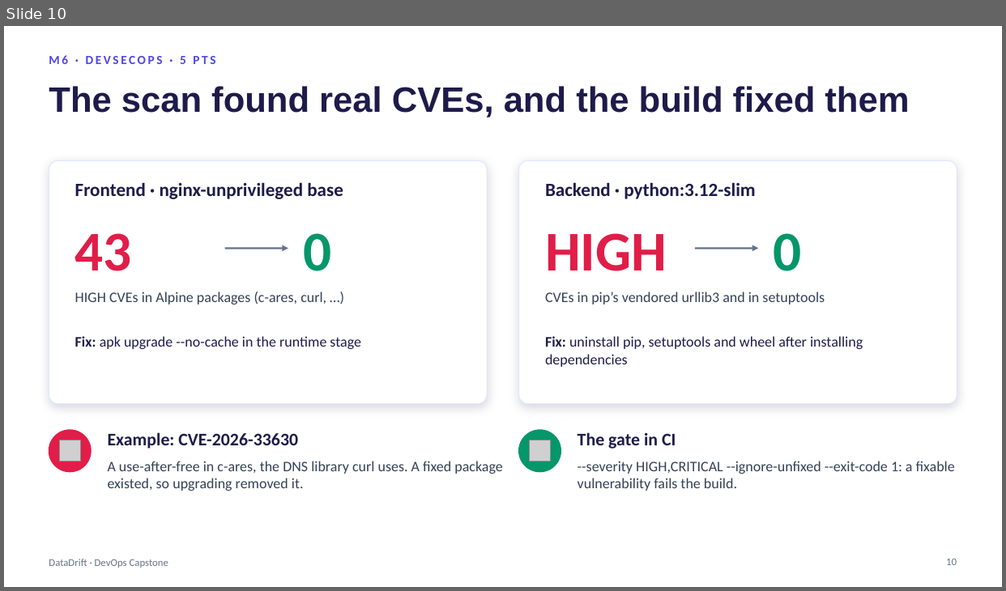
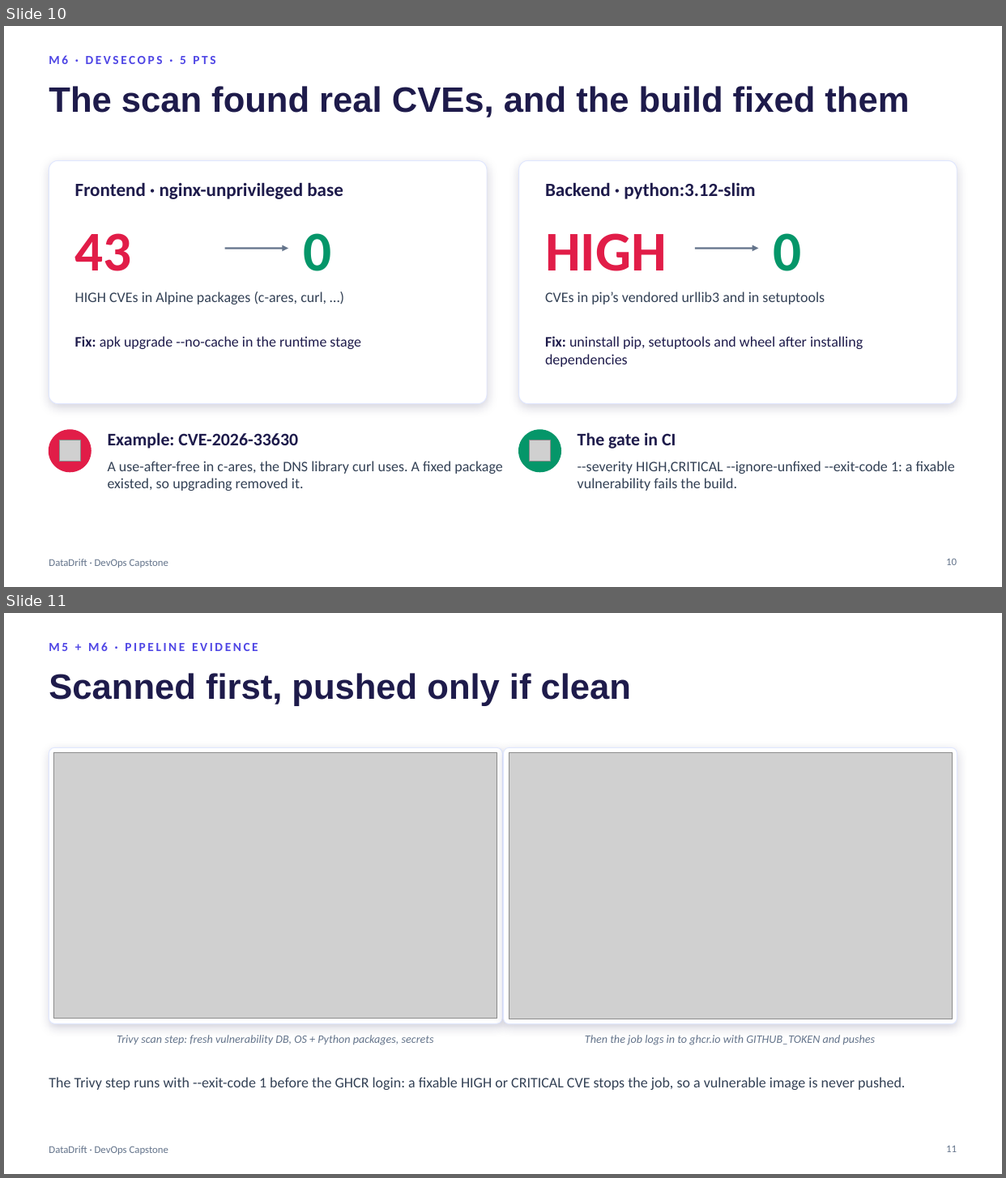
Before and after one commit to KavyaDhyani/datadrift-capstone, a slide deck: docs/DataDrift-Capstone-Presentation.pptx. Shown one above the other, each under a label of ours: slide 10 before the commit, slides 10 and 11 after it. The pictures are 1006x591 and 1006x1178 pixels, drawn with LibreOffice and Linux fonts; fonts in the diff are those of the drawing; grey boxes stand for pictures. Boxes give left, top, right and bottom in pixels: in the first picture for what was removed or moved away, otherwise in the second. Text is boxed around its words. In the diff, an @@ line names an element or a change of style, - is before the commit and + after.

Commit message:
Add pipeline evidence slide with Trivy scan and GHCR push screenshots

```diff
--- a/docs/DataDrift-Capstone-Presentation.pptx
+++ b/docs/DataDrift-Capstone-Presentation.pptx
@@ slide 11 added at (x1=4, y1=613, x2=1002, y2=1174), background #FFFFFF; not listed: 1 template element that a slide beside it also shows @@
@@ text added at (x1=49, y1=642, x2=258, y2=651), 12 pt, text #4F46E5, bold @@
+M5 + M6 · PIPELINE EVIDENCE
@@ title added at (x1=49, y1=673, x2=631, y2=706), 34 pt, text #1E1B4B, bold @@
+Scanned first, pushed only if clean
@@ rounded rectangle added at (x1=49, y1=747, x2=503, y2=1024), fill #FFFFFF, outline #E0E7FF 0.75 pt @@
@@ picture added at (x1=54, y1=753, x2=497, y2=1019) @@
@@ rounded rectangle added at (x1=503, y1=747, x2=957, y2=1024), fill #FFFFFF, outline #E0E7FF 0.75 pt @@
@@ picture added at (x1=509, y1=753, x2=952, y2=1019) @@
@@ text added at (x1=117, y1=1035, x2=434, y2=1046), 11 pt, text #64748B, italic @@
+Trivy scan step: fresh vulnerability DB, OS + Python packages, secrets
@@ text added at (x1=585, y1=1035, x2=876, y2=1046), 11 pt, text #64748B, italic @@
+Then the job logs in to ghcr.io with GITHUB_TOKEN and pushes
@@ text added at (x1=49, y1=1077, x2=905, y2=1090), 14 pt, text #334155 @@
+The Trivy step runs with --exit-code 1 before the GHCR login: a fixable HIGH or CRITICAL CVE stops the job, so a vulnerable image is never pushed.
@@ page number added at (x1=946, y1=1146, x2=957, y2=1152), 10 pt, text #64748B @@
+11
```
